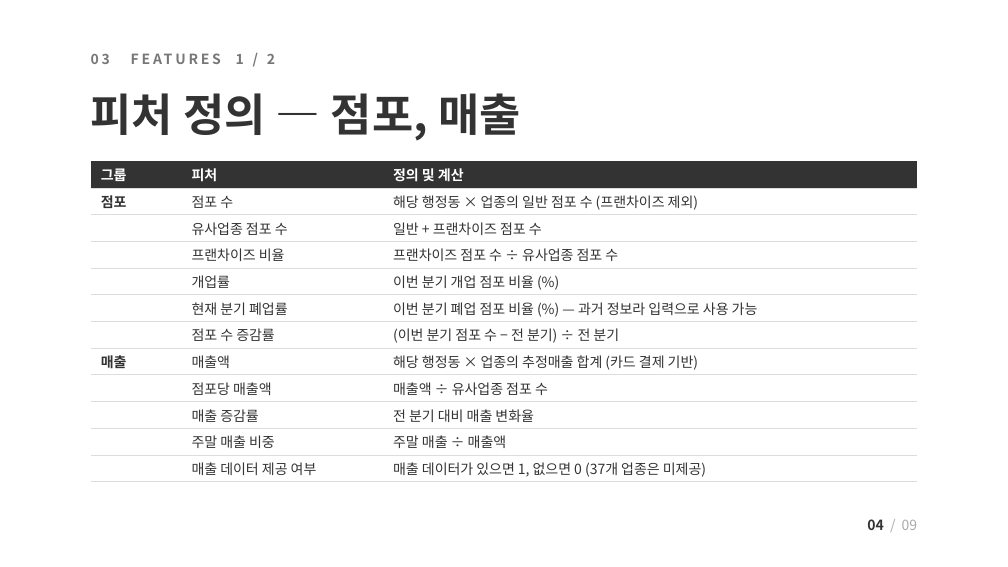
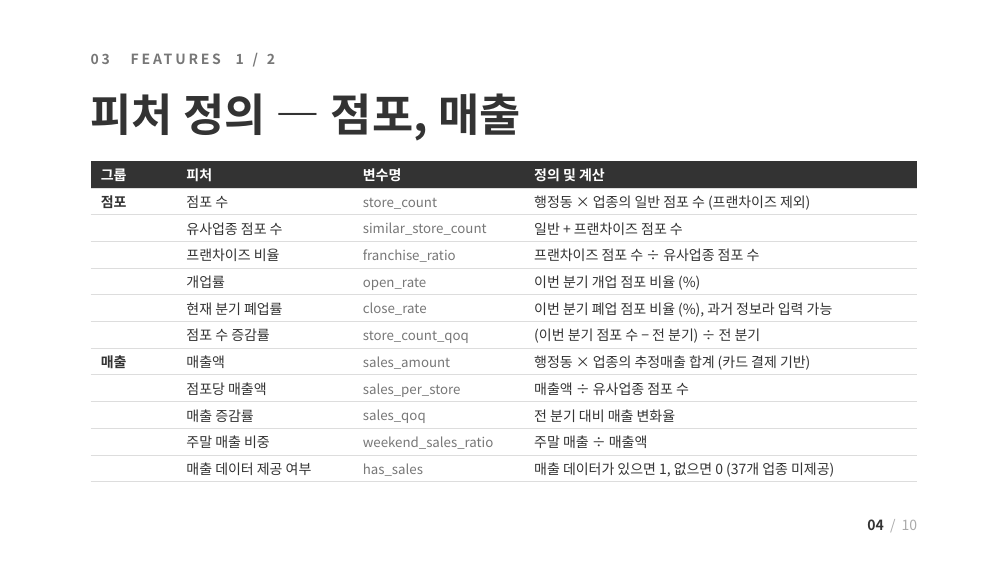
Before and after one commit to JungUihyun/biz-risk-predictor, a slide deck: slide 4 of docs/presentation/biz-risk-predictor_mid2_public.pptx. Drawn at 1008x567 pixels with LibreOffice and Linux fonts; fonts in the diff are those of the drawing. Boxes give left, top, right and bottom in pixels: in the first picture for what was removed or moved away, otherwise in the second. Text is boxed around its words. In the diff, an @@ line names an element or a change of style, - is before the commit and + after.

```diff
--- a/docs/presentation/biz-risk-predictor_mid2_public.pptx
+++ b/docs/presentation/biz-risk-predictor_mid2_public.pptx
@@ table at box(91, 161, 917, 482) @@
-column 3: 정의 및 계산 | 해당 행정동 × 업종의 일반 점포 수 (프랜차이즈 제외) | 일반 + 프랜차이즈 점포 수 | 프랜차이즈 점포 수 ÷ 유사업종 점포 수 | 이번 분기 개업 점포 비율 (%) | 이번 분기 폐업 점포 비율 (%) — 과거 정보라 입력으로 사용 가능 | (이번 분기 점포 수 − 전 분기) ÷ 전 분기 | 해당 행정동 × 업종의 추정매출 합계 (카드 결제 기반) | 매출액 ÷ 유사업종 점포 수 | 전 분기 대비 매출 변화율 | 주말 매출 ÷ 매출액 | 매출 데이터가 있으면 1, 없으면 0 (37개 업종은 미제공)
+column 3: 변수명 | store_count | similar_store_count | franchise_ratio | open_rate | close_rate | store_count_qoq | sales_amount | sales_per_store | sales_qoq | weekend_sales_ratio | has_sales
+column 4: 정의 및 계산 | 행정동 × 업종의 일반 점포 수 (프랜차이즈 제외) | 일반 + 프랜차이즈 점포 수 | 프랜차이즈 점포 수 ÷ 유사업종 점포 수 | 이번 분기 개업 점포 비율 (%) | 이번 분기 폐업 점포 비율 (%), 과거 정보라 입력 가능 | (이번 분기 점포 수 − 전 분기) ÷ 전 분기 | 행정동 × 업종의 추정매출 합계 (카드 결제 기반) | 매출액 ÷ 유사업종 점포 수 | 전 분기 대비 매출 변화율 | 주말 매출 ÷ 매출액 | 매출 데이터가 있으면 1, 없으면 0 (37개 업종 미제공)
@@ text at box(867, 519, 918, 530): text changed @@
-04 / 09
+04 / 10
```
Also in this commit, not shown: 7 other slides changed, 1 slide added, 1 other file.
